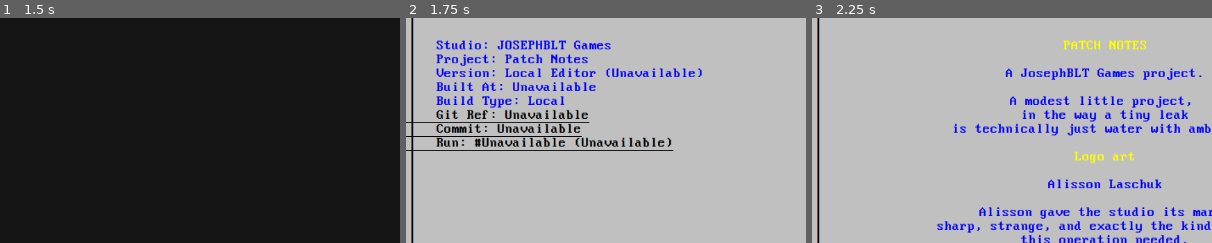
Above: before the commit, frames 1-3 (left to right).
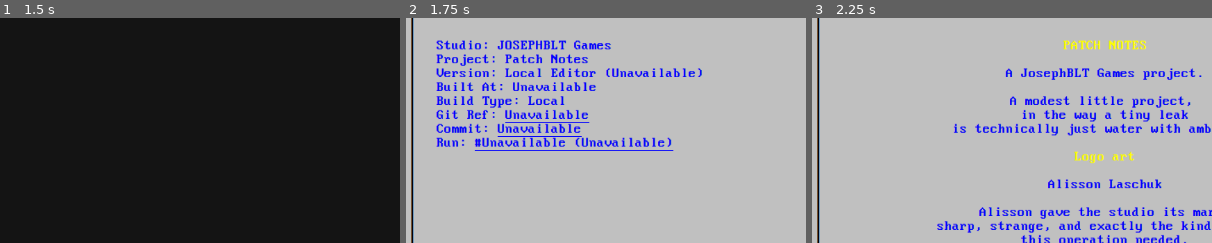
Above: after the commit, the same moments.

Repository: Josephblt/patch-notes
Game: Godot game, scene res://scenes/startup.tscn
Two runs of this game, one before a commit and one after it. Both use one fixed random seed, a clock stepped at 60 frames per second and the inputs below.
Inputs:
- Up to frame 1 (1.5 s): tap Enter (bios_accept) at 0.5 s; hold Right (bios_right) 0.53-1.28 s; hold Enter (bios_accept) 0.53-1.28 s; hold Down (bios_down) from 1.28 s (still down); tap Space (bios_select) at 1.35 s
- Up to frame 2 (1.75 s): keep holding Down (bios_down)
- Up to frame 3 (2.25 s): tap Enter (bios_accept) at 2 s; release Down (bios_down) at 2.03 s; hold Right (bios_right) from 2.03 s (still down); hold Enter (bios_accept) from 2.03 s (still down)
The pictures show only the part of the screen within x 0-50%, y 8-58%; the shares and areas given below are measured in that part.

Frame 1 is identical in both runs. In frame 2, 3.4% of the frame differs, in the area x 0-67%, y 40-60%; in frame 3, nothing differs.
Error after the commit: Invalid assignment of property or key 'text' with value of type 'String' on a base object of type 'null instance'. (res://scripts/scenes/bios/version.gd:25)

Commit message:
Update version display to include Git reference and commit information

Diff:
--- a/src/scenes/bios/version.tscn
+++ b/src/scenes/bios/version.tscn
@@ -62,26 +62,61 @@
 text = "    Build Type: Development"
 vertical_alignment = 1
 
-[node name="VersionLine6" type="LinkButton" parent="VersionLeftVBoxContainer" unique_id=455594801]
-layout_mode = 2
-theme_override_colors/font_color = Color(0, 0, 1, 1)
-theme_override_fonts/font = ExtResource("1_f65hb")
-theme_override_font_sizes/font_size = 20
-text = "    Git Ref: Unavailable"
-
-[node name="VersionLine7" type="LinkButton" parent="VersionLeftVBoxContainer" unique_id=1840571315]
-layout_mode = 2
-theme_override_colors/font_color = Color(0, 0, 1, 1)
-theme_override_fonts/font = ExtResource("1_f65hb")
-theme_override_font_sizes/font_size = 20
-text = "    Commit: Unavailable"
-
-[node name="VersionLine8" type="LinkButton" parent="VersionLeftVBoxContainer" unique_id=2079533215]
-layout_mode = 2
-theme_override_colors/font_color = Color(0, 0, 1, 1)
-theme_override_fonts/font = ExtResource("1_f65hb")
-theme_override_font_sizes/font_size = 20
-text = "    Run: #Unavailable (Unavailable)"
+[node name="VersionVBoxContainerLine6" type="HBoxContainer" parent="VersionLeftVBoxContainer" unique_id=477759601]
+layout_mode = 2
+theme_override_constants/separation = 0
+
+[node name="StartVersionLine6" type="Label" parent="VersionLeftVBoxContainer/VersionVBoxContainerLine6" unique_id=1580463222]
+layout_mode = 2
+theme_override_colors/font_color = Color(0, 0, 1, 1)
+theme_override_fonts/font = ExtResource("1_f65hb")
+theme_override_font_sizes/font_size = 20
+text = "    Git Ref: "
+
+[node name="VersionLine6" type="LinkButton" parent="VersionLeftVBoxContainer/VersionVBoxContainerLine6" unique_id=455594801]
+layout_mode = 2
+size_flags_horizontal = 4
+size_flags_vertical = 4
+theme_override_colors/font_color = Color(0, 0, 1, 1)
+theme_override_fonts/font = ExtResource("1_f65hb")
+theme_override_font_sizes/font_size = 20
+text = "Unavailable"
+
+[node name="VersionVBoxContainerLine7" type="HBoxContainer" parent="VersionLeftVBoxContainer" unique_id=843705156]
+layout_mode = 2
+theme_override_constants/separation = 0
+
+[node name="StartVersionLine7" type="Label" parent="VersionLeftVBoxContainer/VersionVBoxContainerLine7" unique_id=1056071933]
+layout_mode = 2
+theme_override_colors/font_color = Color(0, 0, 1, 1)
+theme_override_fonts/font = ExtResource("1_f65hb")
+theme_override_font_sizes/font_size = 20
+text = "    Commit: "
+
+[node name="VersionLine7" type="LinkButton" parent="VersionLeftVBoxContainer/VersionVBoxContainerLine7" unique_id=1840571315]
+layout_mode = 2
+theme_override_colors/font_color = Color(0, 0, 1, 1)
+theme_override_fonts/font = ExtResource("1_f65hb")
+theme_override_font_sizes/font_size = 20
+text = "Unavailable"
+
+[node name="VersionVBoxContainerLine8" type="HBoxContainer" parent="VersionLeftVBoxContainer" unique_id=2045070596]
+layout_mode = 2
+theme_override_constants/separation = 0
+
+[node name="StartVersionLine8" type="Label" parent="VersionLeftVBoxContainer/VersionVBoxContainerLine8" unique_id=1480887027]
+layout_mode = 2
+theme_override_colors/font_color = Color(0, 0, 1, 1)
+theme_override_fonts/font = ExtResource("1_f65hb")
+theme_override_font_sizes/font_size = 20
+text = "    Run: "
+
+[node name="VersionLine8" type="LinkButton" parent="VersionLeftVBoxContainer/VersionVBoxContainerLine8" unique_id=2079533215]
+layout_mode = 2
+theme_override_colors/font_color = Color(0, 0, 1, 1)
+theme_override_fonts/font = ExtResource("1_f65hb")
+theme_override_font_sizes/font_size = 20
+text = "#Unavailable (Unavailable)"
 
 [node name="VersionLineBottom" type="Label" parent="VersionLeftVBoxContainer" unique_id=991449391]
 custom_minimum_size = Vector2(0, 360)
